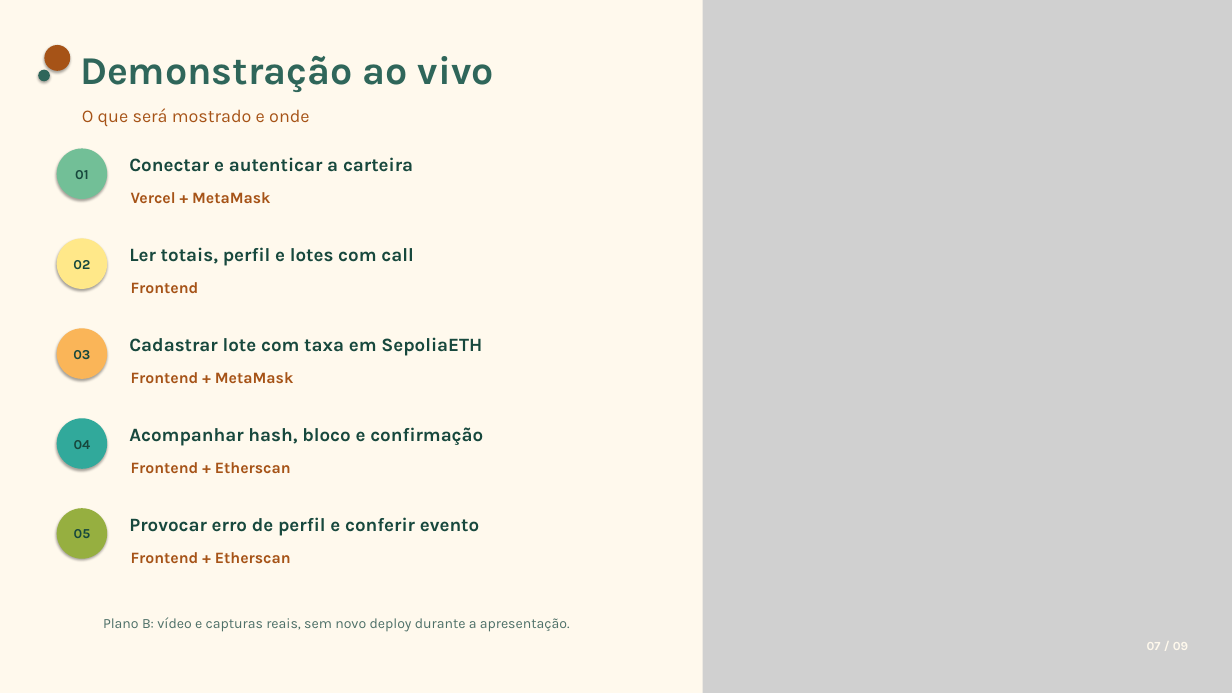
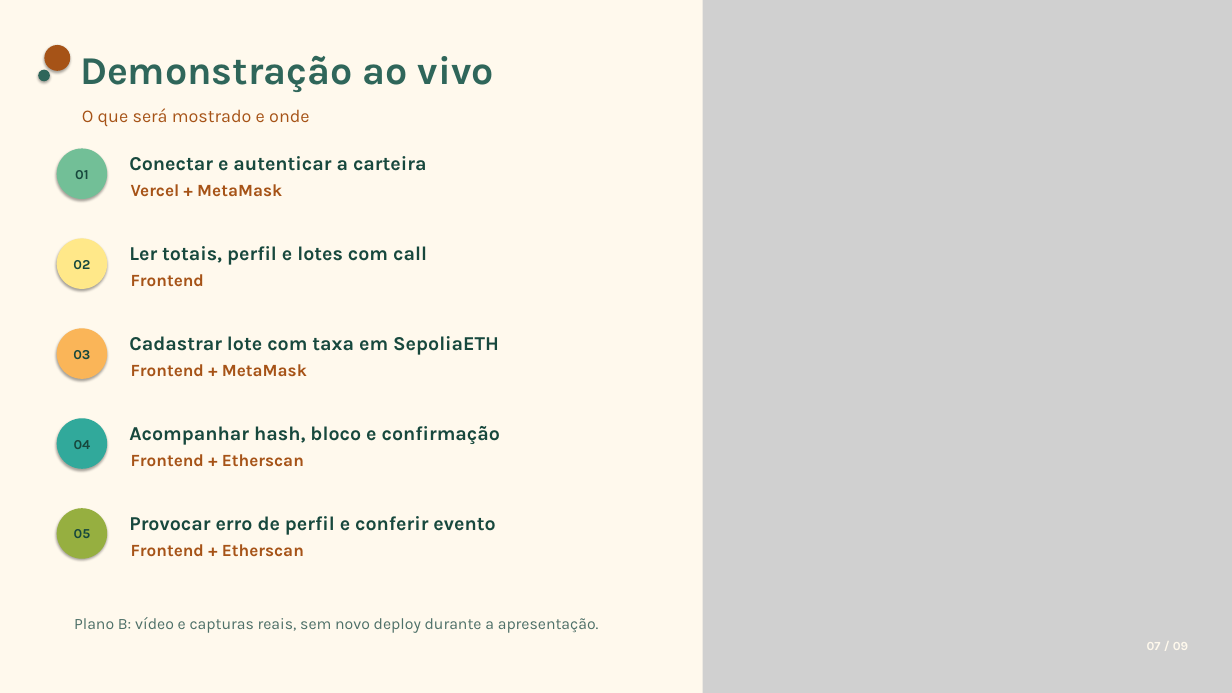
Before and after one commit to JulianaBallin/EcoOrigem, a slide deck: slide 7 of docs/slides/apresentacao-ecoorigem.pptx. Drawn at 1232x693 pixels with LibreOffice and Linux fonts; fonts in the diff are those of the drawing; grey boxes stand for pictures. Boxes give left, top, right and bottom in pixels: in the first picture for what was removed or moved away, otherwise in the second. Text is boxed around its words. In the diff, an @@ line names an element or a change of style, - is before the commit and + after.

```diff
--- a/docs/slides/apresentacao-ecoorigem.pptx
+++ b/docs/slides/apresentacao-ecoorigem.pptx
@@ size 22 to 23 pt in 5 elements at [129,156,427,171], [129,246,427,265], [129,336,499,355], [129,426,500,445], [129,516,495,535] @@
@@ 5 texts: place and size @@
-5 texts at [131,192,294,563]
+5 texts at [131,184,307,557]
@@ size 18.5 to 20 pt in 5 elements at [131,184,282,197], [131,274,204,287], [131,364,307,377], [131,454,304,467], [131,544,304,557] @@
@@ text "Plano B: vídeo e capturas ..." at [74,617,599,633]: size 16.5 to 18.5 pt @@
```
Also in this commit, not shown: 8 other slides changed, 1 other file.
